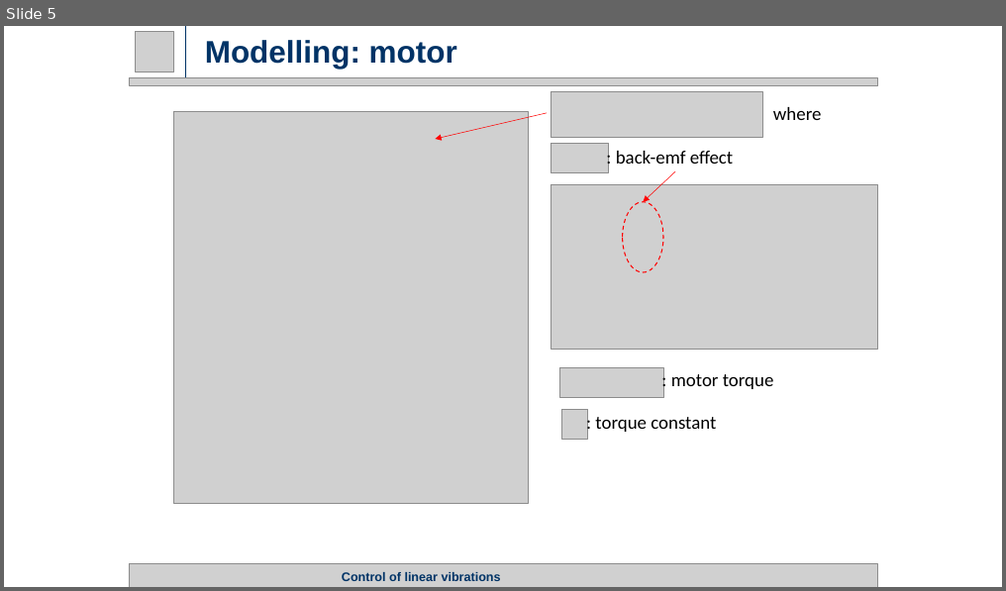
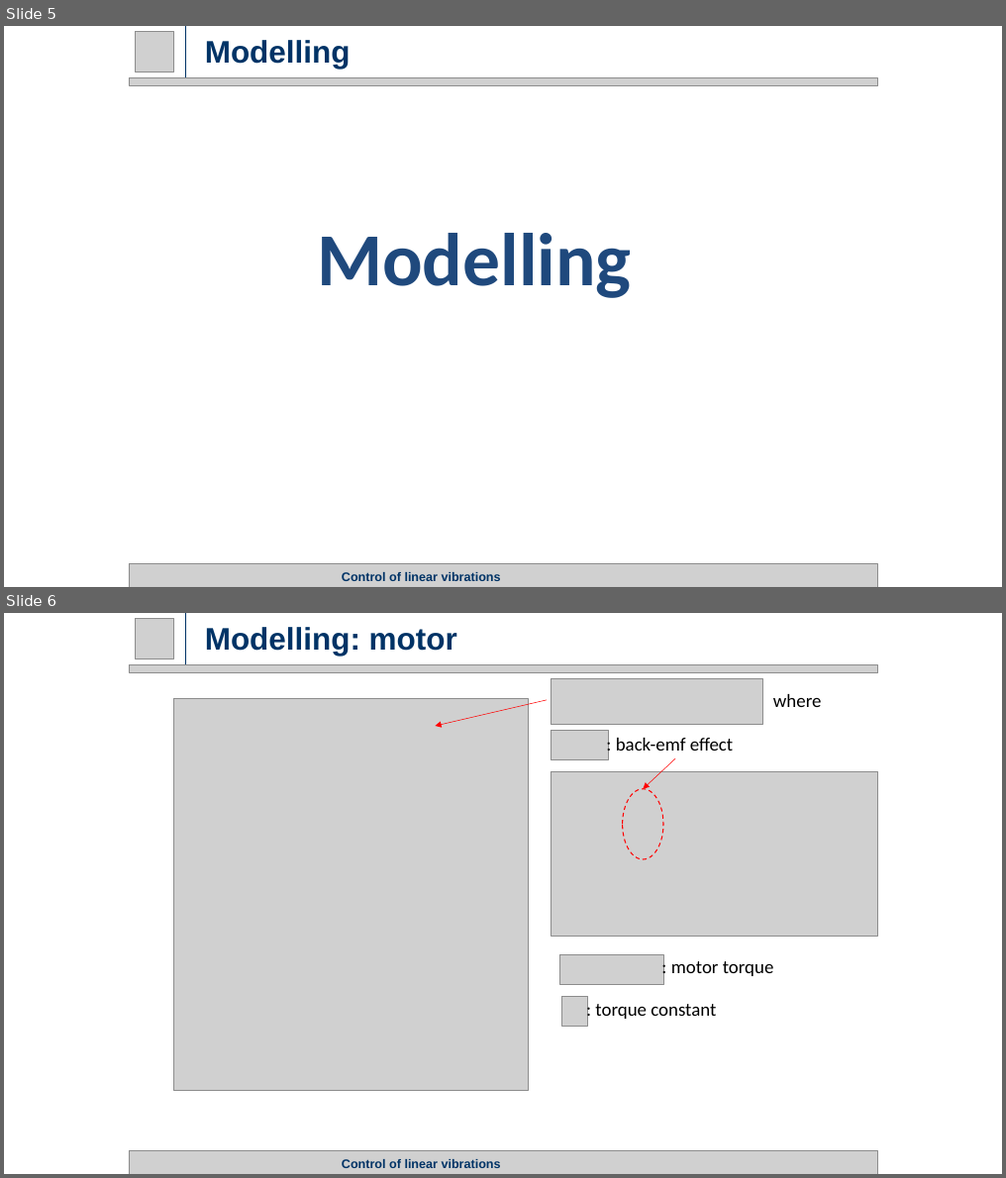
Before and after one commit to rssalessio/Control-Linear-Vibrations, a slide deck: finalPresentation/Part 1/Part1.pptx. Shown one above the other, each under a label of ours: slide 5 before the commit, slides 5 and 6 after it. The pictures are 1006x591 and 1006x1178 pixels, drawn with LibreOffice and Linux fonts; fonts in the diff are those of the drawing; grey boxes stand for pictures. Boxes give left, top, right and bottom in pixels: in the first picture for what was removed or moved away, otherwise in the second. Text is boxed around its words. In the diff, an @@ line names an element or a change of style, - is before the commit and + after.

```diff
--- a/finalPresentation/Part 1/Part1.pptx
+++ b/finalPresentation/Part 1/Part1.pptx
@@ slide 5 added at [4, 26, 1002, 587], background #FFFFFF @@
@@ picture added at [136, 31, 174, 73] @@
@@ line added from (185, 77) to (185, 26), #003366 0.75 pt @@
@@ title added at [205, 40, 350, 69], 30 pt, text #003366, bold @@
+Modelling
@@ picture added at [129, 77, 877, 85] @@
@@ text added at [317, 233, 631, 298], 72 pt, text #1F497D, bold @@
+Modelling
@@ picture added at [129, 565, 877, 587] @@
@@ title added at [342, 572, 501, 581], 12 pt, text #003366, bold @@
+Control of linear vibrations
@@ what was slide 5 is now slide 6 @@
```
Also in this commit, not shown: 11 slides changed.
